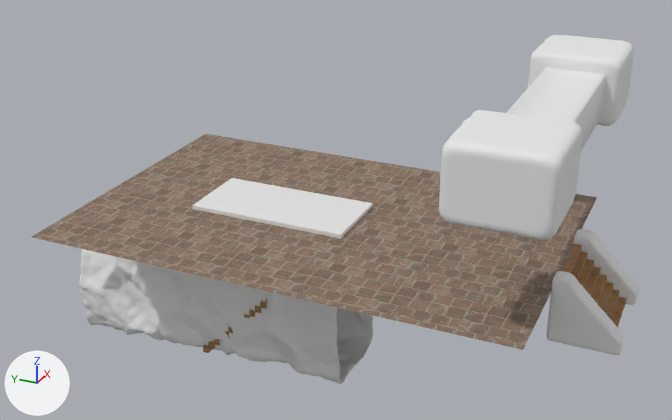
Renders of the glTF model Assets/gltf/House.gltf from each side of a commit.
The view is the same before and after, from a 50 mm lens placed at (-29.0, -6.4, 16.9), pointed at (0.5, 6.8, 2.1). The lights are fixed; the arrows at lower left show +X, +Y and +Z. Where no turn or scale is listed for an object, it has been applied to the vertices. Vertices at the same position are counted once.

In view in the first picture: 'CaveWall', 'CeilingBar', 'CornerCeilingCubeLowPoly', 'GroundHole', 'OuterStairBorderLowPoly', 'Stairs', 'Stairs.001', 'TileGround'.
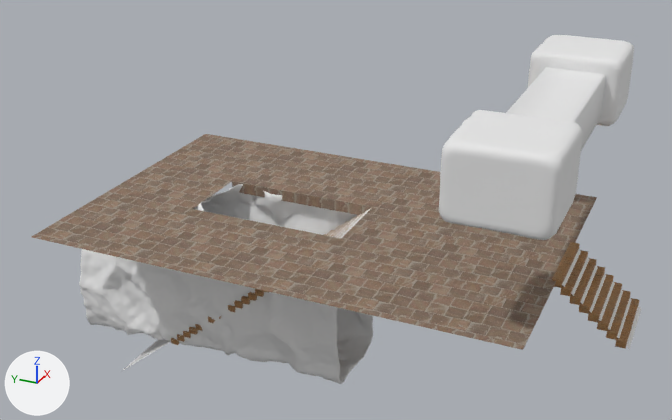
Pixel boxes [x1, y1, x2, y2] of what changed, in the pictures (672 x 420 px):
'GroundHole', deleted
    before: [192, 178, 373, 238]
'OuterStairBorderLowPoly', deleted
    before: [546, 229, 639, 355]
'Stairs', moved, rescaled
    before: [562, 244, 626, 327]
    after: [552, 242, 639, 348]
'StairsHitbox', added
    after: [562, 249, 641, 349]
'Stairs.001', reshaped
    before: [203, 298, 268, 353]
    after: [171, 211, 366, 345]
'Stairs2Hitbox', added
    after: [121, 208, 371, 372]
part 1 of me_cube_031, added
    after: [171, 300, 243, 345]
part 2 of me_cube_031, added
    after: [241, 234, 326, 305]
part 3 of me_cube_031, added
    after: [328, 215, 359, 237]
part 4 of me_cube_031, cut back
    before: [203, 298, 268, 353]
    after: [338, 211, 366, 238]

Patch to the scene script:
```diff
--- a/Assets/gltf/House.gltf.py
+++ b/Assets/gltf/House.gltf.py
@@ me_cube_031 @@
 # used by ob_stairs_001; location = (0.0, 5.86, 1.64)
-me_cube_031.from_pydata(...)  # 146 vertices, 288 faces; spans x -1.83..1.83, y -0.12..5.88, z -5.88..0.12
+me_cube_031.from_pydata(...)  # 154 vertices, 288 faces; spans x -1.83..1.83, y -0.12..7.42, z -5.88..0.12
+# me_cube_031 part 1: a new loose piece of 68 vertices spanning x -1.83..1.83, y 3.96..7.42, z -5.88..-3.12, in mat_treppen
+# me_cube_031 part 2: a new loose piece of 44 vertices spanning x -1.83..1.83, y 1.76..3.96, z -3.12..-1.38, in mat_treppen
+# me_cube_031 part 3: a new loose piece of 26 vertices spanning x -1.83..1.83, y 0.19..1.45, z -1.12..-0.12, in mat_treppen
+# me_cube_031 part 4
+# 142 vertices are removed from x -1.83..1.83, y 0.12..5.88, z -5.88..0.12
+# 286 faces are deleted
+# 4 vertices are added at (-1.83, 0.19, -0.12), (-1.83, 0.19, 0.12), (1.83, 0.19, -0.12), (1.83, 0.19, 0.12)
+# 10 new faces join them
 me_cube_031.materials.append(mat_treppen)
@@ me_plane_009 @@
+me_plane_009.from_pydata([(-1.55, 0.69, 0.0), (1.47, 0.69, 0.0), (-2.13, 10.86, -8.25), (2.13, 10.86, -8.25)], [], [(0, 1, 3), (0, 3, 2)])
@@ me_plane_008 @@
+me_plane_008.from_pydata([(-1.41, -1.53, -2.08), (1.41, -1.53, -2.08), (-1.41, 1.04, -0.09), (1.41, 1.04, -0.09)], [], [(0, 1, 3), (0, 3, 2)])
@@ ob_stairs @@
 ob_stairs = bpy.data.objects.new('Stairs', me_cube)
-ob_stairs.location = (0.0, -2.14, 1.92)
+ob_stairs.location = (0.0, -2.01, 1.92)
+ob_stairs.scale = (1.0, 1.3, 1.0)
@@ ob_groundhole @@
-ob_groundhole = bpy.data.objects.new('GroundHole', me_cube_030)
-ob_groundhole.location = (0.0, 5.86, 1.92)
@@ ob_outerstairborderlowpoly @@
-ob_outerstairborderlowpoly = bpy.data.objects.new('OuterStairBorderLowPoly', me_plane_001)
-ob_outerstairborderlowpoly.location = (1.5, -2.96, 1.05)
@@ ob_stairs2hitbox @@
+ob_stairs2hitbox = bpy.data.objects.new('Stairs2Hitbox', me_plane_009)
+ob_stairs2hitbox.location = (0.04, 5.05, 2.0)
@@ ob_stairshitbox @@
+ob_stairshitbox = bpy.data.objects.new('StairsHitbox', me_plane_008)
+ob_stairshitbox.location = (0.0, -3.04, 2.09)
```
